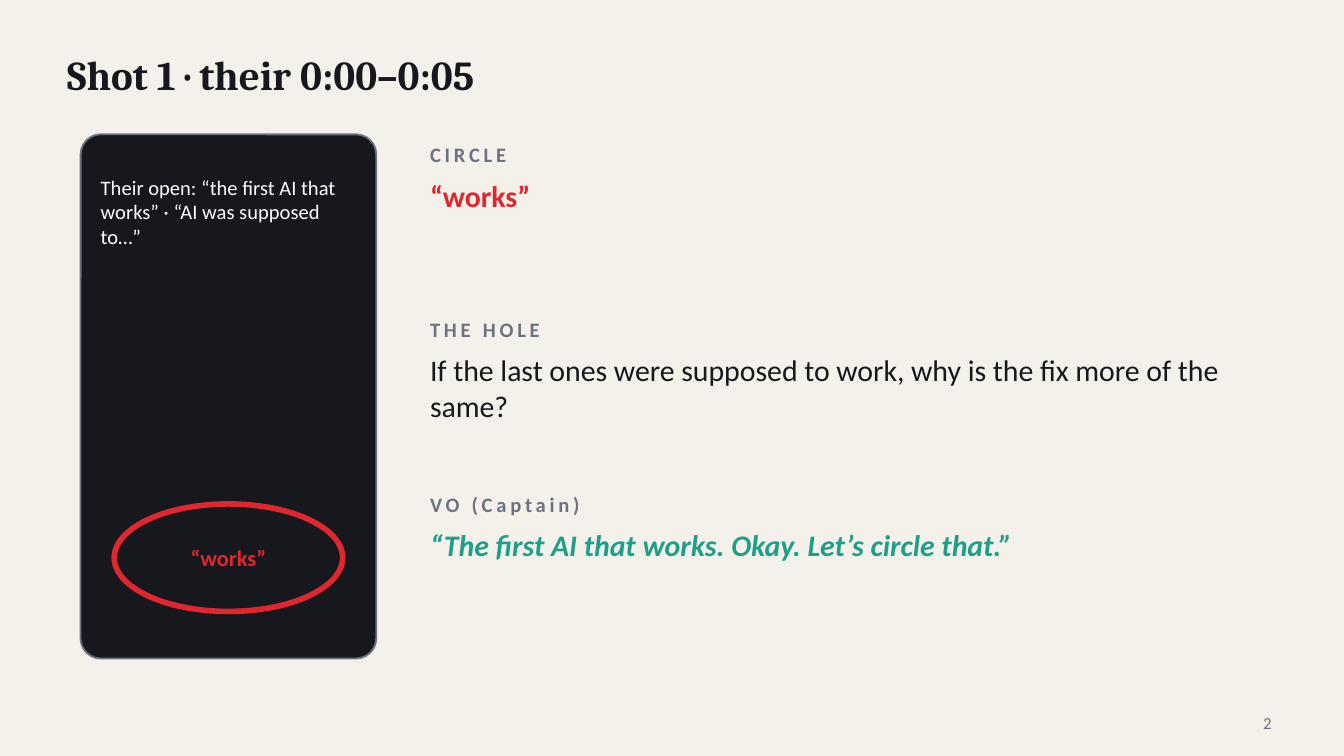
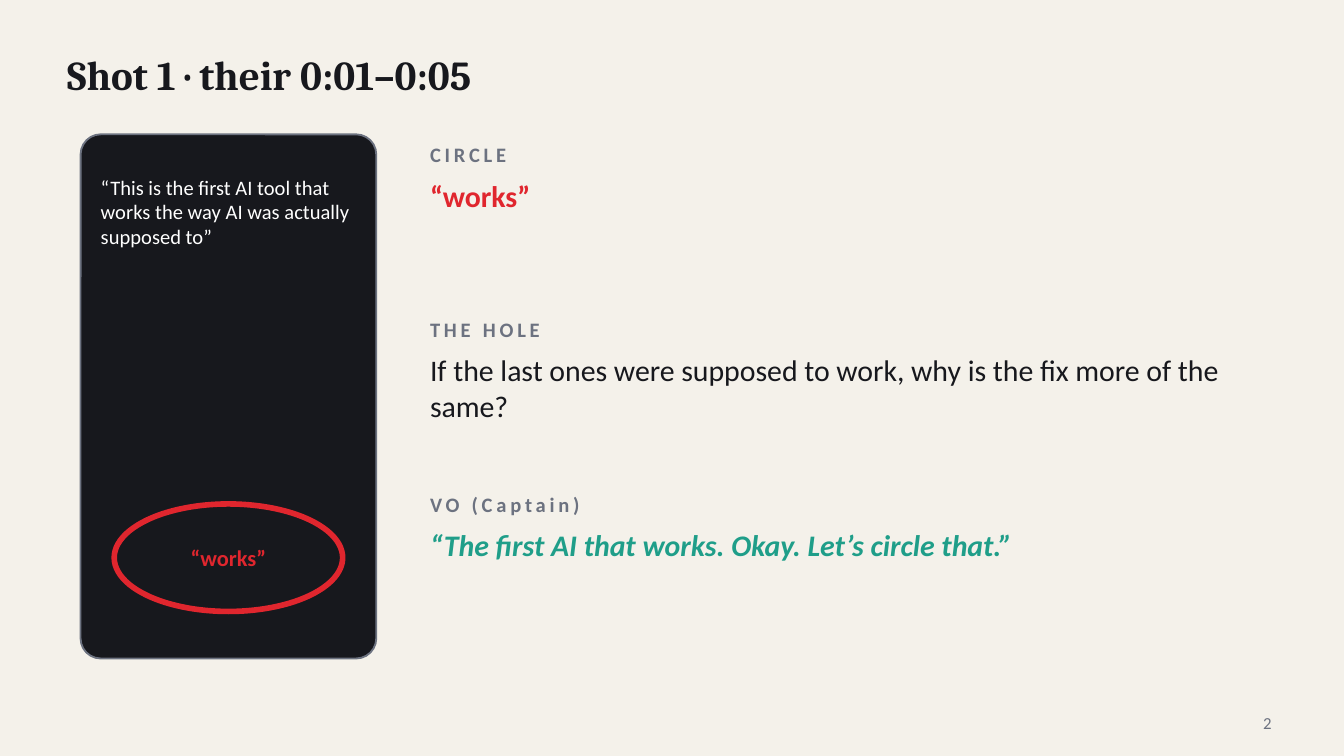
Before and after one commit to asaaab/asaaab.com, a slide deck: slide 2 of whimzmaxx/decks/The-Diary.pptx. Drawn at 1344x756 pixels with LibreOffice and Linux fonts; fonts in the diff are those of the drawing. Boxes give left, top, right and bottom in pixels: in the first picture for what was removed or moved away, otherwise in the second. Text is boxed around its words. In the diff, an @@ line names an element or a change of style, - is before the commit and + after.

```diff
--- a/whimzmaxx/decks/The-Diary.pptx
+++ b/whimzmaxx/decks/The-Diary.pptx
@@ text at (67, 61, 471, 91): text changed @@
-Shot 1 · their 0:00–0:05
+Shot 1 · their 0:01–0:05
@@ text at (101, 180, 349, 248): text changed @@
-Their open: “the first AI that works” · “AI was supposed to…”
+“This is the first AI tool that works the way AI was actually supposed to”
```
Also in this commit, not shown: 8 other slides changed, 2 other files.
